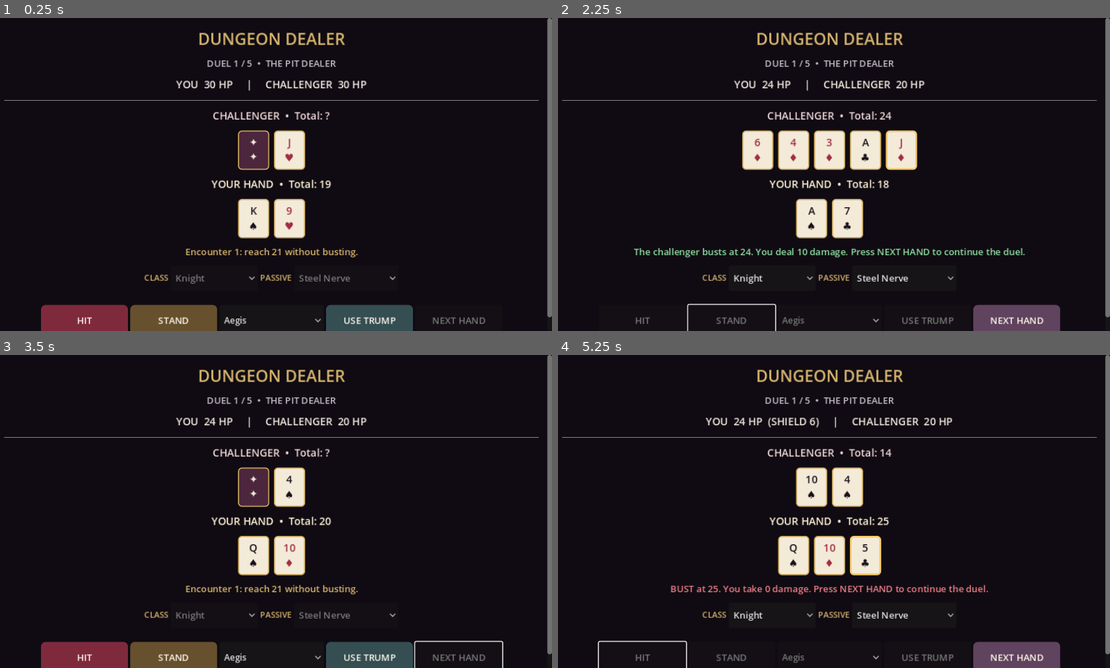
Above: before the commit, frames 1-4 (two rows, left to right).
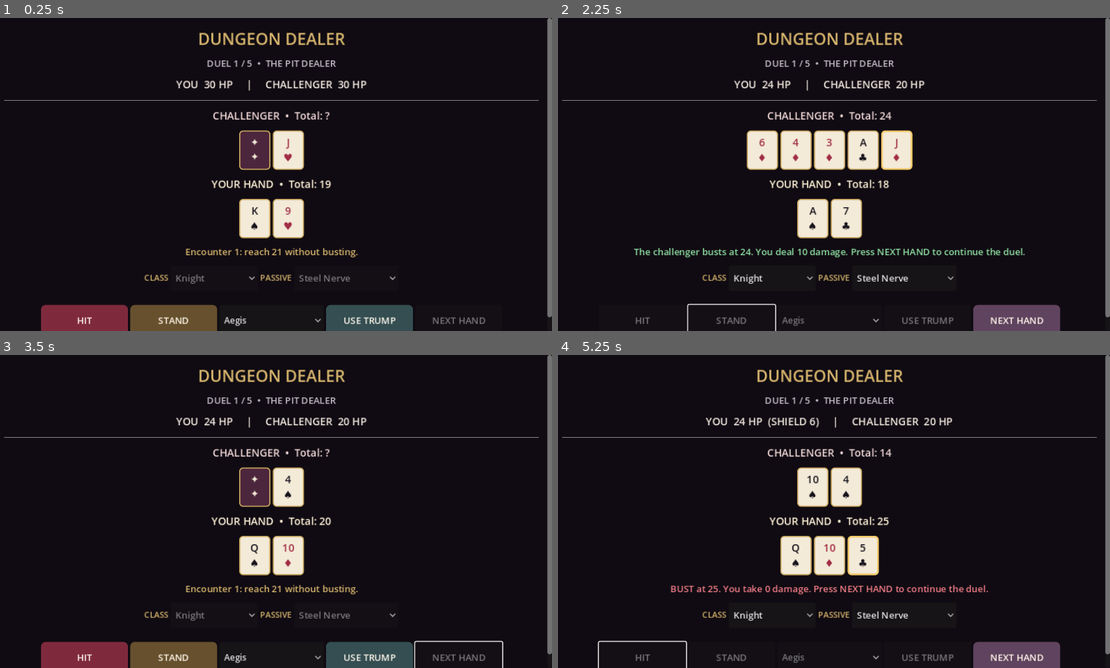
Above: after the commit, the same moments.

Repository: kage049754/manusgame
Game: Godot game, scene res://scenes/main.tscn
Two runs of this game, one before a commit and one after it. Both use one fixed random seed, a clock stepped at 60 frames per second and the inputs below.
Inputs:
- Up to frame 1 (0.25 s): no input
- Up to frame 2 (2.25 s): click "HIT" at 0.5 s; click "NEXT HAND" at 1.25 s; click "STAND" at 2 s
- Up to frame 3 (3.5 s): click "NEXT HAND" at 2.75 s
- Up to frame 4 (5.25 s): click "Aegis" at 3.5 s; click "USE TRUMP" at 4.25 s; click "HIT" at 5 s

The runs differ from the first frame. In frame 1, 0.7% of the frame differs, in the area x 43-56%, y 35-71%; in frame 2, 1.5%, in the area x 33-66%, y 35-71%; in frame 3, 0.7%; in frame 4, 0.9%.

Commit message:
Wrap long card hands on narrow screens

Diff:
--- a/scripts/main.gd
+++ b/scripts/main.gd
@@ -24,8 +24,8 @@
 var health_label: Label
 var enemy_hand_label: Label
 var player_hand_label: Label
-var enemy_cards_row: HBoxContainer
-var player_cards_row: HBoxContainer
+var enemy_cards_row: HFlowContainer
+var player_cards_row: HFlowContainer
 var status_label: Label
 var reward_row: HFlowContainer
 var reward_select: OptionButton
@@ -95,15 +95,17 @@
 	enemy_hand_label = _label("", 18, Color("#f0d7d7"))
 	enemy_hand_label.horizontal_alignment = HORIZONTAL_ALIGNMENT_CENTER
 	root_box.add_child(enemy_hand_label)
-	enemy_cards_row = HBoxContainer.new()
-	enemy_cards_row.alignment = BoxContainer.ALIGNMENT_CENTER
+	enemy_cards_row = HFlowContainer.new()
+	enemy_cards_row.alignment = FlowContainer.ALIGNMENT_CENTER
+	enemy_cards_row.size_flags_horizontal = Control.SIZE_EXPAND_FILL
 	enemy_cards_row.add_theme_constant_override("separation", 8)
 	root_box.add_child(enemy_cards_row)
 	player_hand_label = _label("", 18, Color("#fff3d8"))
 	player_hand_label.horizontal_alignment = HORIZONTAL_ALIGNMENT_CENTER
 	root_box.add_child(player_hand_label)
-	player_cards_row = HBoxContainer.new()
-	player_cards_row.alignment = BoxContainer.ALIGNMENT_CENTER
+	player_cards_row = HFlowContainer.new()
+	player_cards_row.alignment = FlowContainer.ALIGNMENT_CENTER
+	player_cards_row.size_flags_horizontal = Control.SIZE_EXPAND_FILL
 	player_cards_row.add_theme_constant_override("separation", 8)
 	root_box.add_child(player_cards_row)
 	status_label = _label("", 16, Color("#d7b56d"))
@@ -242,7 +244,7 @@
 func _hand_total(hand: Array[Dictionary]) -> int:
 	return Rules.hand_total(hand)
 
-func _populate_cards(row: HBoxContainer, hand: Array[Dictionary], hide_first: bool, emphasize_last: bool = true) -> void:
+func _populate_cards(row: HFlowContainer, hand: Array[Dictionary], hide_first: bool, emphasize_last: bool = true) -> void:
 	for child in row.get_children():
 		child.queue_free()
 	for i in range(hand.size()):
